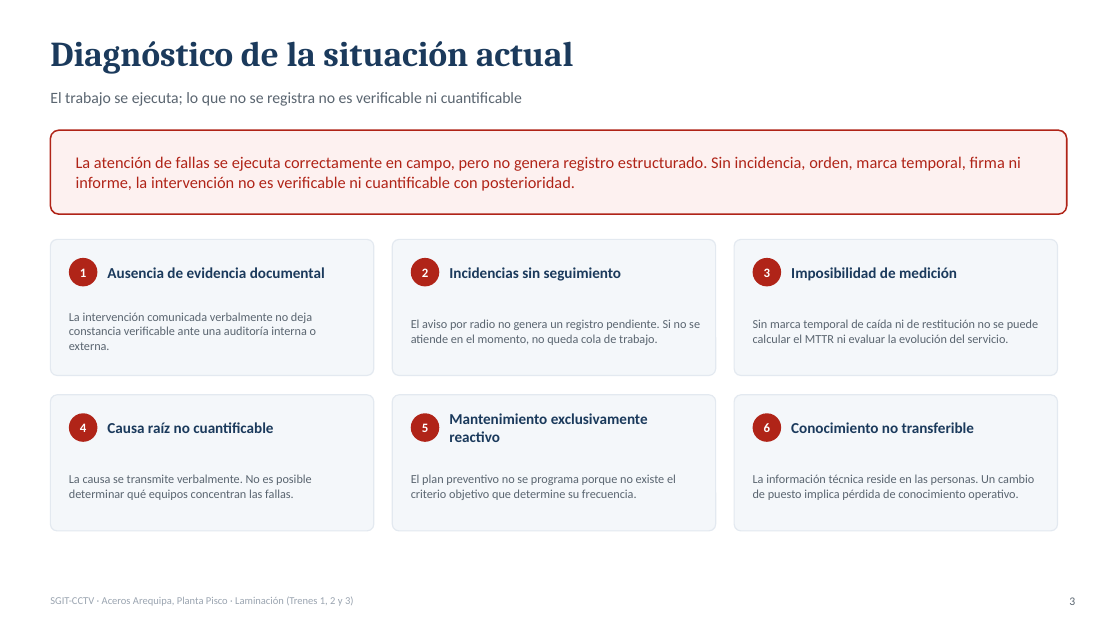
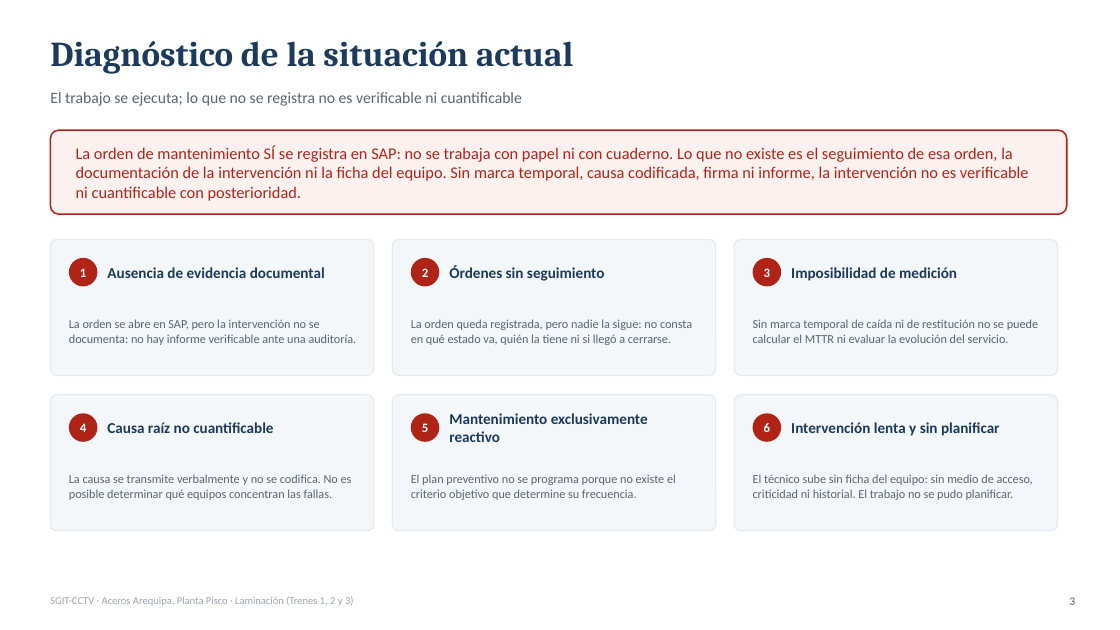
Before and after one commit to steinsGate4466/sgit-cctv, a slide deck: slide 4 of docs/presentaciones/SGIT-CCTV_Proceso_Antes_y_Despues.pptx (slide 3 before the commit). Drawn at 1120x630 pixels with LibreOffice and Linux fonts; fonts in the diff are those of the drawing. Boxes give left, top, right and bottom in pixels: in the first picture for what was removed or moved away, otherwise in the second. Text is boxed around its words. In the diff, an @@ line names an element or a change of style, - is before the commit and + after.

Commit message:
Bloque 95: activo vs estructura, Excel de hojas de ruta con el formato exacto, y el parche de Prisma reversible por marca

```diff
--- a/docs/presentaciones/SGIT-CCTV_Proceso_Antes_y_Despues.pptx
+++ b/docs/presentaciones/SGIT-CCTV_Proceso_Antes_y_Despues.pptx
@@ text at (76, 146, 1029, 201): text changed @@
-La atención de fallas se ejecuta correctamente en campo, pero no genera registro estructurado. Sin incidencia, orden, marca temporal, firma ni informe, la intervención no es verificable ni cuantificable con posterioridad.
+La orden de mantenimiento SÍ se registra en SAP: no se trabaja con papel ni con cuaderno. Lo que no existe es el seguimiento de esa orden, la documentación de la intervención ni la ficha del equipo. Sin marca temporal, causa codificada, firma ni informe, la intervención no es verificable ni cuantificable con posterioridad.
@@ text at (449, 265, 605, 281): text changed @@
-Incidencias sin seguimiento
+Órdenes sin seguimiento
@@ text at (69, 319, 357, 345): text changed @@
-La intervención comunicada verbalmente no deja constancia verificable ante una auditoría interna o externa.
+La orden se abre en SAP, pero la intervención no se documenta: no hay informe verificable ante una auditoría.
@@ text at (411, 319, 692, 345): text changed @@
-El aviso por radio no genera un registro pendiente. Si no se atiende en el momento, no queda cola de trabajo.
+La orden queda registrada, pero nadie la sigue: no consta en qué estado va, quién la tiene ni si llegó a cerrarse.
@@ text at (791, 422, 1000, 436): text changed @@
-Conocimiento no transferible
+Intervención lenta y sin planificar
@@ text at (69, 474, 352, 500): text changed @@
-La causa se transmite verbalmente. No es posible determinar qué equipos concentran las fallas.
+La causa se transmite verbalmente y no se codifica. No es posible determinar qué equipos concentran las fallas.
@@ text at (753, 474, 1033, 500): text changed @@
-La información técnica reside en las personas. Un cambio de puesto implica pérdida de conocimiento operativo.
+El técnico sube sin ficha del equipo: sin medio de acceso, criticidad ni historial. El trabajo no se pudo planificar.
```
Also in this commit, not shown: 4 other slides changed, 2 slides added, 22 other files.
